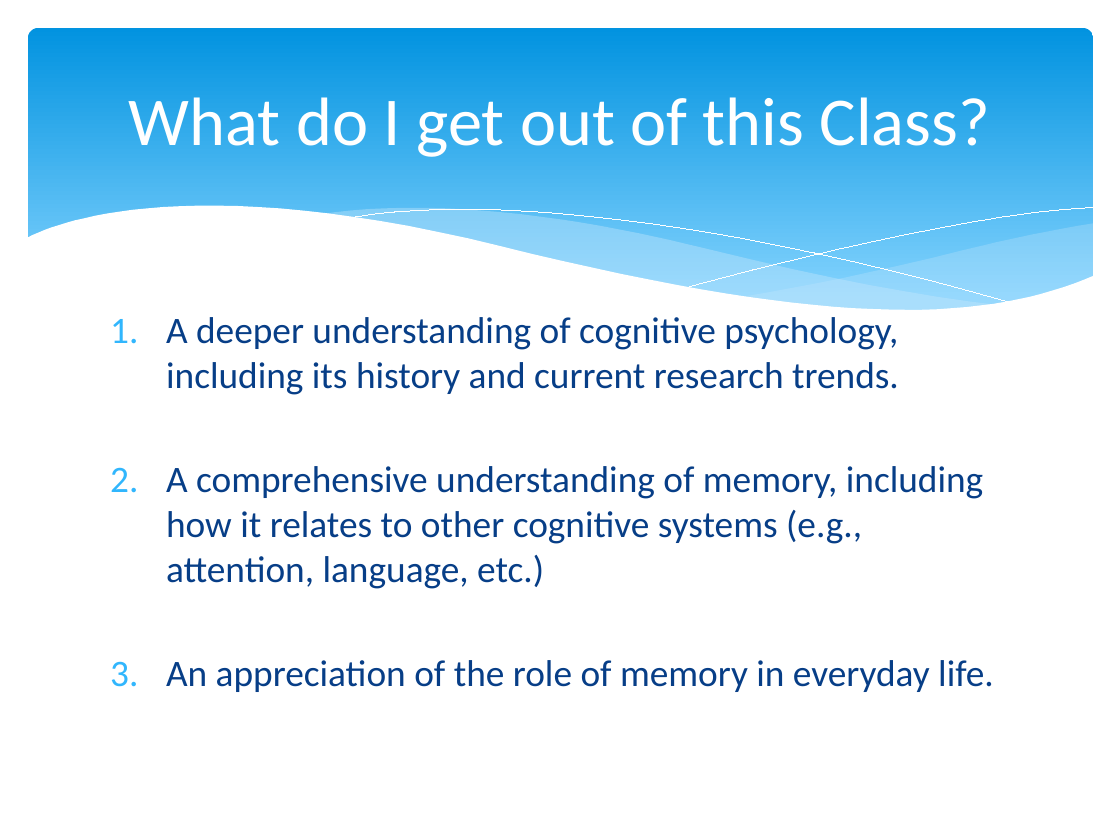
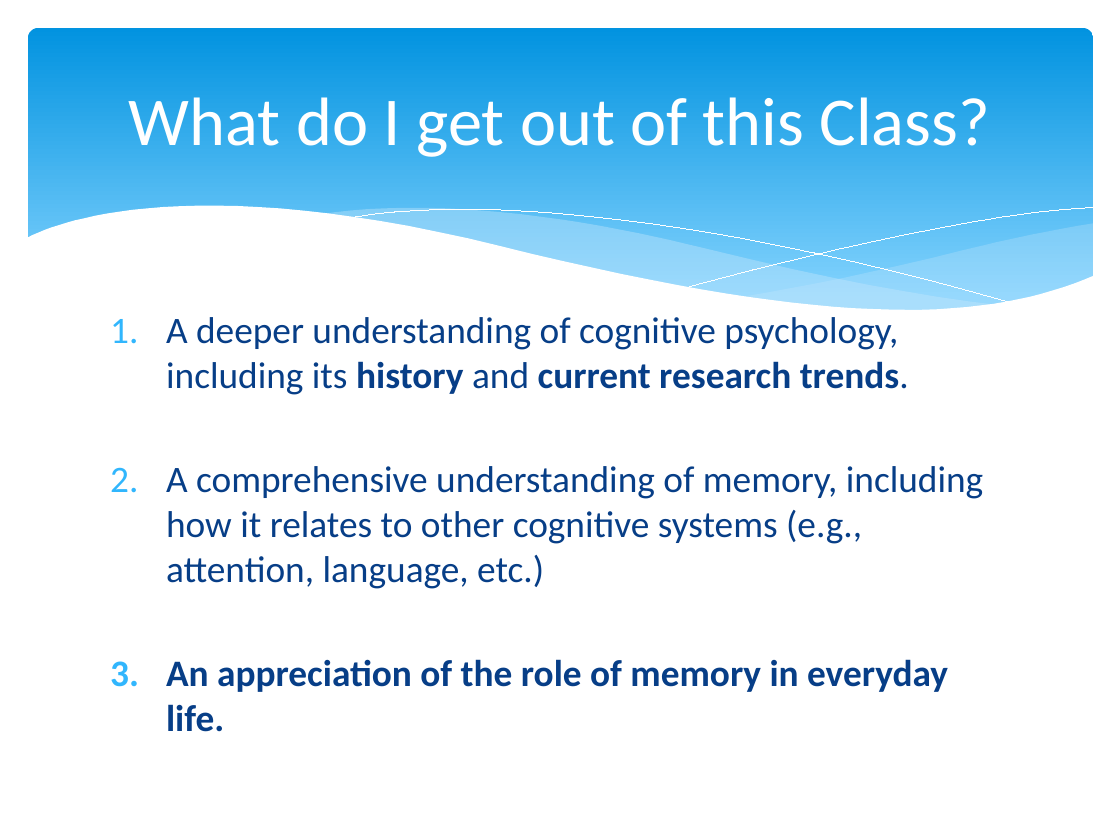
Before and after one commit to npm27/Teaching-Materials, a slide deck: slide 4 of Memory/Slides/0 First Day Info.pptx. Drawn at 1120x840 pixels with LibreOffice and Linux fonts; fonts in the diff are those of the drawing. Boxes give left, top, right and bottom in pixels: in the first picture for what was removed or moved away, otherwise in the second. Text is boxed around its words. In the diff, an @@ line names an element or a change of style, - is before the commit and + after.

```diff
--- a/Memory/Slides/0 First Day Info.pptx
+++ b/Memory/Slides/0 First Day Info.pptx
@@ text at [166,317,948,732]: bold on in "history current research trends.", "An appreciation of the role of memory ..." @@
```
Also in this commit, not shown: 2 other slides changed, 7 slides added, 2 slides removed.
